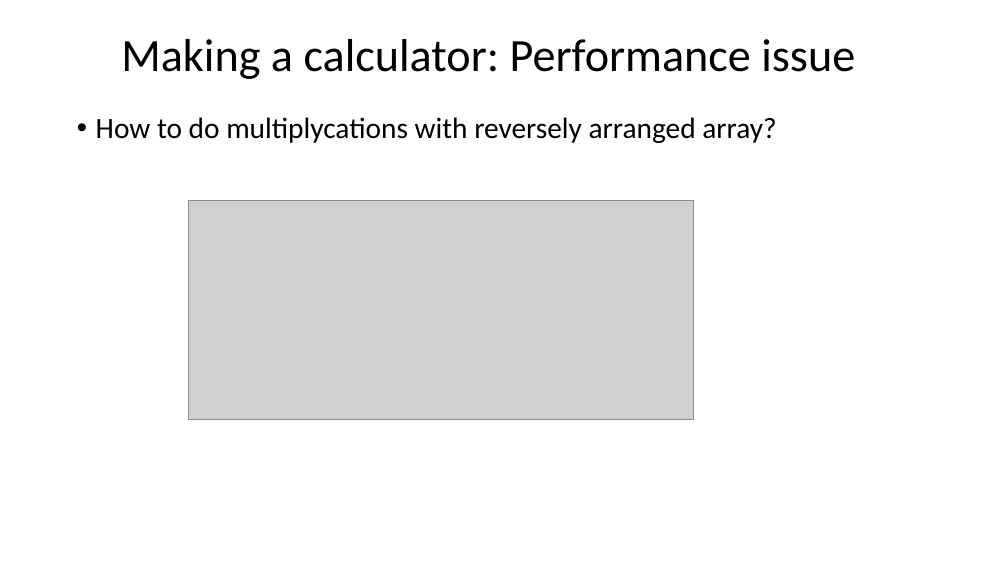
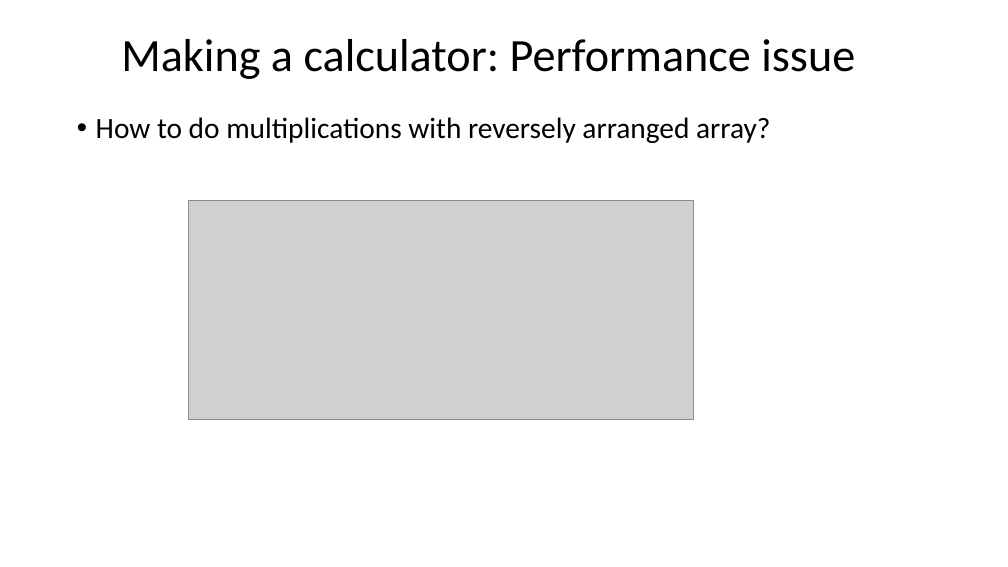
Before and after one commit to dayekuaipao/CPPLearning, a slide deck: slide 9 of week03/Lab03.pptx. Drawn at 1008x567 pixels with LibreOffice and Linux fonts; fonts in the diff are those of the drawing; grey boxes stand for pictures; background and template pictures are left out. Boxes give left, top, right and bottom in pixels: in the first picture for what was removed or moved away, otherwise in the second. Text is boxed around its words. In the diff, an @@ line names an element or a change of style, - is before the commit and + after.

```diff
--- a/week03/Lab03.pptx
+++ b/week03/Lab03.pptx
@@ text at (x1=96, y1=117, x2=770, y2=143): text changed @@
-• How to do multiplycations with reversely arranged array?
+• How to do multiplications with reversely arranged array?
```
Also in this commit, not shown: 1 other slide changed, 2 slides added.
